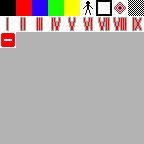
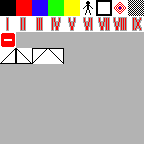
Before/after of a 144 × 144 layered artwork. What changed in the layer stack:
painted on "Hintergrund" over [0, 48, 64, 64]
